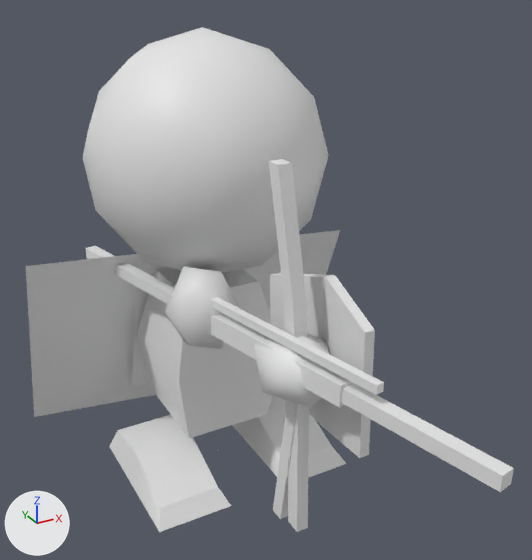
The FBX model MgaUnityProj/Assets/Fundament/Avatar/Artwork/Orignal/Humanoid/Humanoid@GAttack_Shoot.FBX: old version first, new version second.
Before and after are seen from a 50 mm camera at (-0.93, -2.07, 1.68) aimed at (0.0, -0.37, 0.83). Arrows for +X, +Y and +Z are at lower left; the lights stay in place. Where no turn or scale is listed for an object, it has been applied to the vertices.

The first picture shows 'Body', 'DHandWeapn', 'Head', 'LShield', 'LShoot', 'LWing', 'LeftFoot', 'LeftHand', 'RShoot', 'RWeapon', 'RWing', 'RightFoot', 'RightHand'.
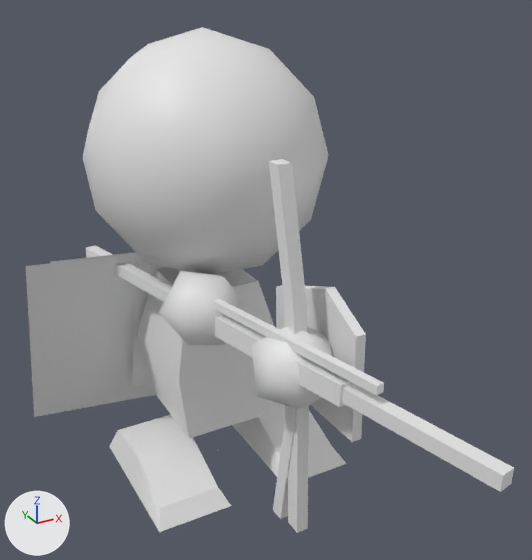
Pixel boxes (x1, y1, x2, y2) of what changed, in the pictures (532 x 560 px):
'LShield', rescaled (14% narrower, 15% shorter): before (270, 273, 375, 458); after (276, 285, 366, 442)
'DHandWeapn', moved: before (86, 246, 514, 492); after (86, 245, 514, 492)
'RightHand', rescaled (16% wider, 10% shorter): before (165, 267, 239, 349); after (159, 271, 245, 345)
'LeftHand', rescaled (8% wider): before (254, 329, 329, 407); after (251, 327, 332, 408)
'LWing', rescaled: before (243, 230, 340, 312); after (50, 252, 137, 263)

The change, as a diff of the scene's bpy script:
```diff
--- a/MgaUnityProj/Assets/Fundament/Avatar/Artwork/Orignal/Humanoid/Humanoid@GAttack_Shoot.FBX.py
+++ b/MgaUnityProj/Assets/Fundament/Avatar/Artwork/Orignal/Humanoid/Humanoid@GAttack_Shoot.FBX.py
@@ ob_lwing @@
 ob_lwing.rotation_euler = (-0.328, 3.037, -0.0378)  # degrees (-19, 174, -2.2)
-ob_lwing.scale = (-1.0, 1.0, 1.0)
@@ ob_righthand @@
 ob_righthand.rotation_euler = (-0.0116, 0.215, -0.0279)  # degrees (-0.7, 12, -1.6)
-ob_righthand.scale = (0.86, 1.14, 0.86)
@@ ob_dhandweapn @@
 ob_dhandweapn = bpy.data.objects.new('DHandWeapn', me_mesh_010)
-ob_dhandweapn.location = (-0.165, -0.291, 0.733)
+ob_dhandweapn.location = (-0.164, -0.292, 0.734)
@@ ob_lefthand @@
 ob_lefthand.rotation_euler = (-1.597, 0.0, 0.0)  # degrees (-92, 0, 0)
-ob_lefthand.scale = (0.86, 1.14, 0.86)
@@ ob_lshield @@
 ob_lshield.rotation_euler = (0.0, -1.571, 0.0)  # degrees (0, -90, 0)
-ob_lshield.scale = (1.37, 1.04, 1.16)
```
